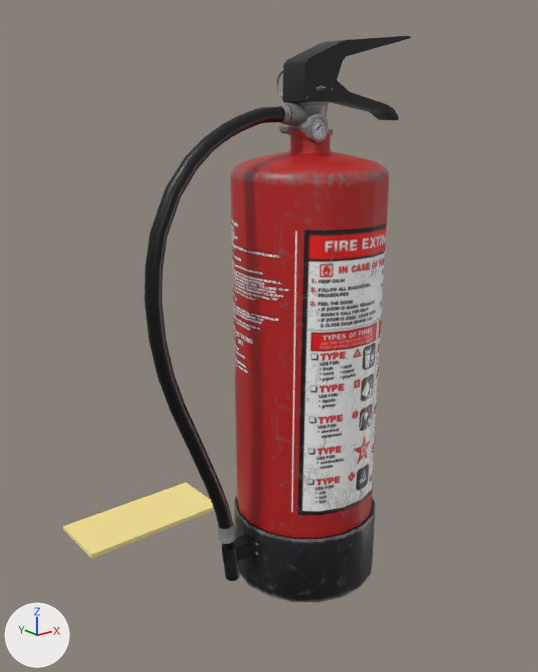
A saved change to the glTF model extinguisher-foam.glb.
The view is the same before and after, from a camera (50 mm lens) standing at (-0.604, -0.626, 0.657) and looking at (0.046, 0.187, 0.332). Every picture has the same lights, and +X, +Y and +Z are marked at lower left. The older version comes first. Where no turn or scale is listed for an object, it has been applied to the vertices.

In view in the first picture: 'Fire_Extinguisher', 'Type colour band'.
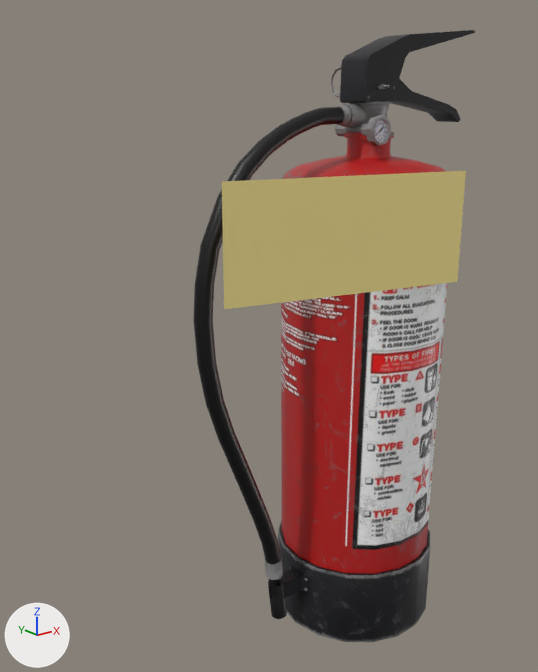
Boxes [x1, y1, x2, y2] around the edits, measured in the pictures (538 x 672 px):
'Fire_Extinguisher', moved: before [144, 36, 411, 602]; after [193, 30, 475, 642]
'Colour_Band', added (yellow): after [222, 171, 466, 309]
'Type colour band', deleted (yellow): before [63, 482, 214, 559]

What changed in the scene script:
```text
Add me_plane:
    me_plane.from_pydata([(0.132, -0.033, -0.059), (-0.132, 0.033, -0.059), (0.132, -0.033, 0.059), (-0.132, 0.033, 0.059)], [], [(0, 1, 3), (0, 3, 2)])
    me_plane.materials.append(mat_safetyverse_foam_band)  # yellow #fae795
Change ob_fire_extinguisher:
    ob_fire_extinguisher.location: (0.0, 0.102, 0.0) -> (0.0, 0.0, 0.0)
Remove ob_type_colour_band:
    ob_type_colour_band = bpy.data.objects.new('Type colour band', me_cube)
    ob_type_colour_band.location = (0.0, 0.518, -0.106)
Add ob_colour_band:
    ob_colour_band = bpy.data.objects.new('Colour_Band', me_plane)
    ob_colour_band.location = (-0.08, -0.101, 0.53)
```
